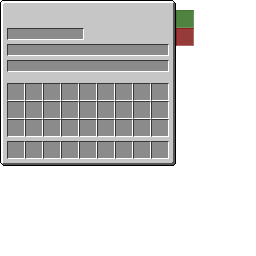
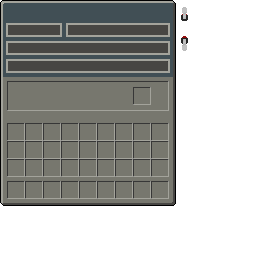
Comparing the layer stacks of the two 256px x 256px images. Changes:
painted on "off" over left=176, top=28, right=194, bottom=51
painted on "on" over left=176, top=7, right=194, bottom=28
hid "new", opacity 100% → 19%, painted on it over left=0, top=1, right=176, bottom=166
added layer "new copy" above "base" over left=0, top=1, right=176, bottom=206
